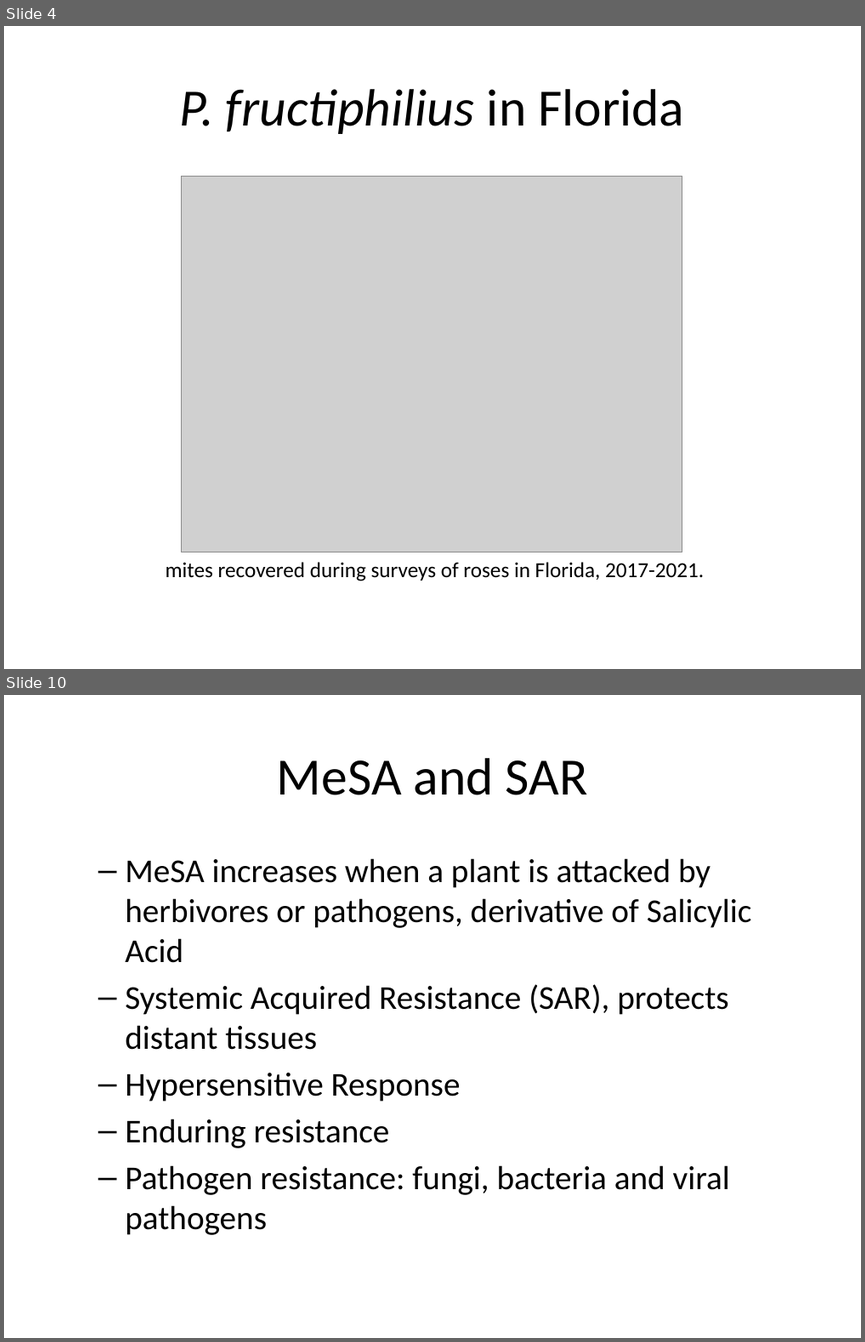
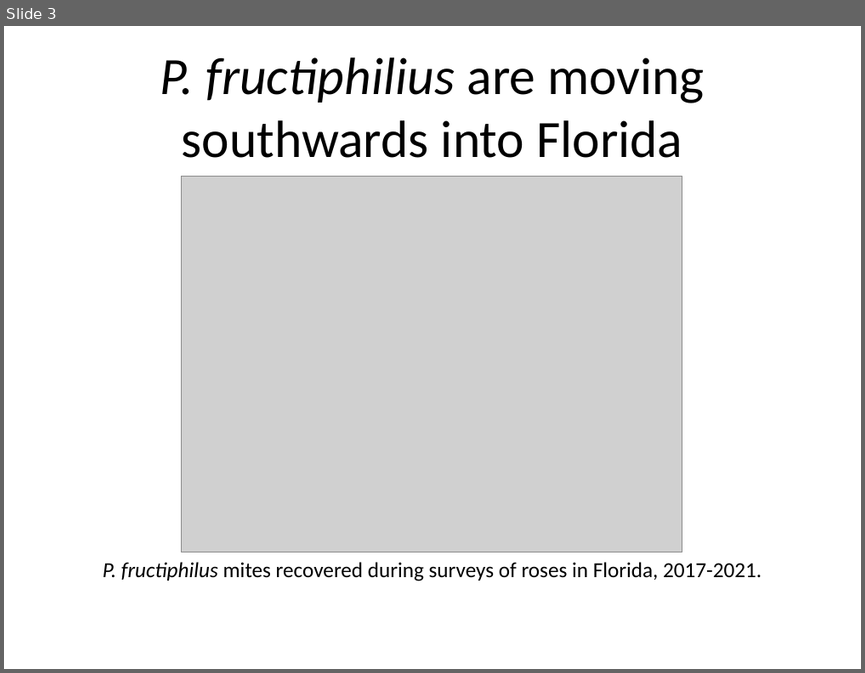
Before and after one commit to fiferworks/conference-presentations, a slide deck: asa-presentation-2021-denver.pptx. Shown one above the other, each under a label of ours: slides 4 and 10 before the commit, slide 3 after it; the slides between them are not shown. The pictures are 865x1342 and 865x673 pixels, drawn with LibreOffice and Linux fonts; fonts in the diff are those of the drawing; grey boxes stand for pictures. Boxes give left, top, right and bottom in pixels: in the first picture for what was removed or moved away, otherwise in the second. Text is boxed around its words. In the diff, an @@ line names an element or a change of style, - is before the commit and + after.

```diff
--- a/asa-presentation-2021-denver.pptx
+++ b/asa-presentation-2021-denver.pptx
@@ slide 10 removed at (4,695,861,1338), background #FFFFFF @@
@@ title removed at (277,758,588,795) @@
-MeSA and SAR
@@ text removed at (125,858,752,1235) @@
-  – MeSA increases when a plant is attacked by herbivores or pathogens, derivative of Salicylic Acid
-  – Systemic Acquired Resistance (SAR), protects distant tissues
-  – Hypersensitive Response
-  – Enduring resistance
-  – Pathogen resistance: fungi, bacteria and viral pathogens
@@ what was slide 4 is now slide 3 @@
@@ slide 3 changed as well @@
@@ title at (160,57,704,158): text changed; italic off @@
-P. fructiphilius in Florida
+P. fructiphilius are moving southwards into Florida
@@ text at (103,562,761,581): text changed @@
-mites recovered during surveys of roses in Florida, 2017-2021.
+P. fructiphilus mites recovered during surveys of roses in Florida, 2017-2021.
```
Also in this commit, not shown: 3 other slides changed, 1 slide added, 28 other slides removed, 56 other files.
